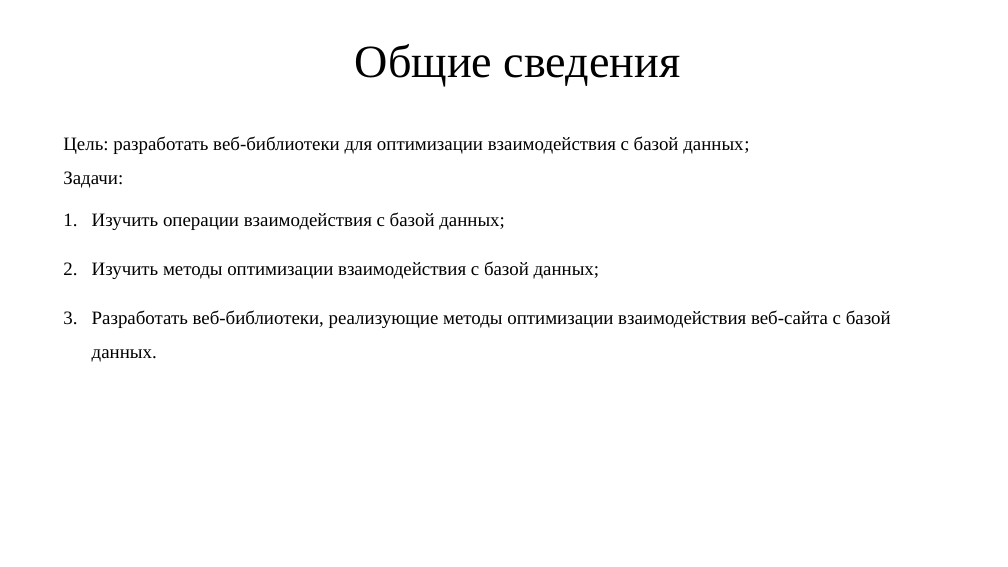
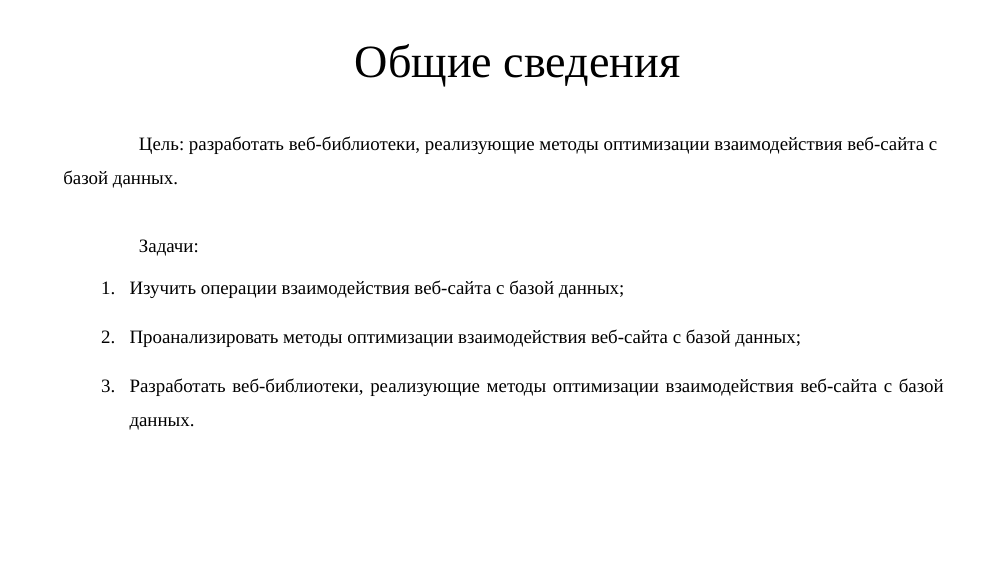
Before and after one commit to IgorTyutyunov/-, a slide deck: slide 2 of Тютюнов.pptx. Drawn at 1008x567 pixels with LibreOffice and Linux fonts; fonts in the diff are those of the drawing. Boxes give left, top, right and bottom in pixels: in the first picture for what was removed or moved away, otherwise in the second. Text is boxed around its words. In the diff, an @@ line names an element or a change of style, - is before the commit and + after.

```diff
--- a/Тютюнов.pptx
+++ b/Тютюнов.pptx
@@ text at (63,136,937,188): text changed @@
-Цель: разработать веб-библиотеки для оптимизации взаимодействия с базой данных;
+Цель: разработать веб-библиотеки, реализующие методы оптимизации взаимодействия веб-сайта с базой данных.
@@ text at (130,280,801,347): text changed @@
-1. Изучить операции взаимодействия с базой данных;
-2. Изучить методы оптимизации взаимодействия с базой данных;
+  1. Изучить операции взаимодействия веб-сайта с базой данных;
+  2. Проанализировать методы оптимизации взаимодействия веб-сайта с базой данных;
@@ text at (130,378,944,430): alignment left to justified; list level 1 to 2 in "Разработать веб-библиотеки, реализующие методы оптимизации ..." @@
```
Also in this commit, not shown: 4 other slides changed, 1 slide added, 1 slide removed.
